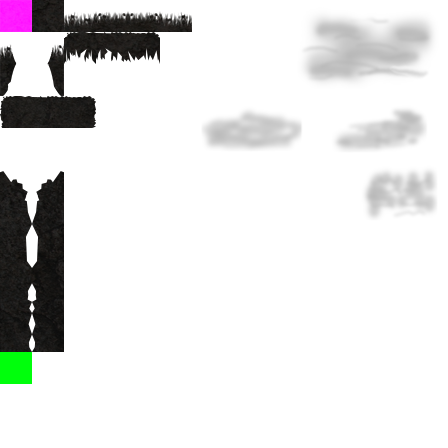
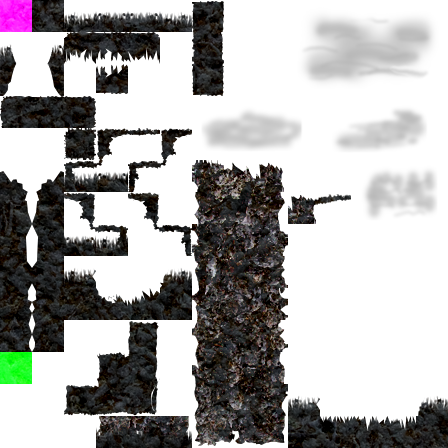
Two versions of the same layered image (448x448). Layer-by-layer changes:
removed layer "Ebene 9" over [0, 352, 32, 384]
removed layer "Ebene 5" (was lighten, 19%) over [0, 0, 192, 352]
removed layer "Ebene 8" over [64, 32, 160, 44]
removed layer "Ebene 7 Kopie" over [32, 171, 64, 352]
removed layer "Ebene 7" over [0, 171, 32, 352]
removed layer "Ebene 4 Kopie 2" over [64, 38, 160, 64]
added group "wolken" with 1 layers above "alles andere" over [201, 6, 351, 221]
moved "Ebene 3" into group "wolken" over [201, 6, 351, 221]
removed layer "Ebene 3 Kopie 5" over [0, 45, 64, 96]
removed layer "Ebene 4" over [0, 96, 96, 128]
removed layer "Ebene 3 Kopie 6" over [64, 12, 192, 32]
removed layer "black" over [32, 0, 64, 32]
removed layer "collision" over [0, 0, 32, 32]
added group "alles andere" with 3 layers above "Ebene 2" over [0, 0, 448, 448]
added layer "Ebene 11" (hard light, 39%) in group "alles andere" over [0, 0, 448, 448]
added layer "Ebene 10" in group "alles andere" over [0, 0, 448, 448]
